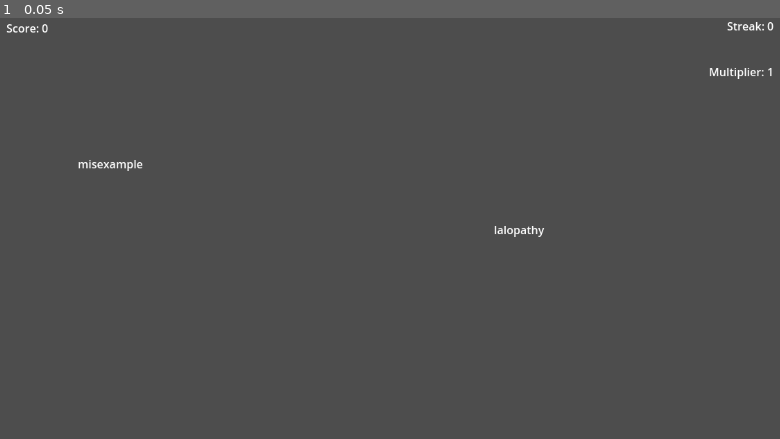
Above: before the commit, frame 1.
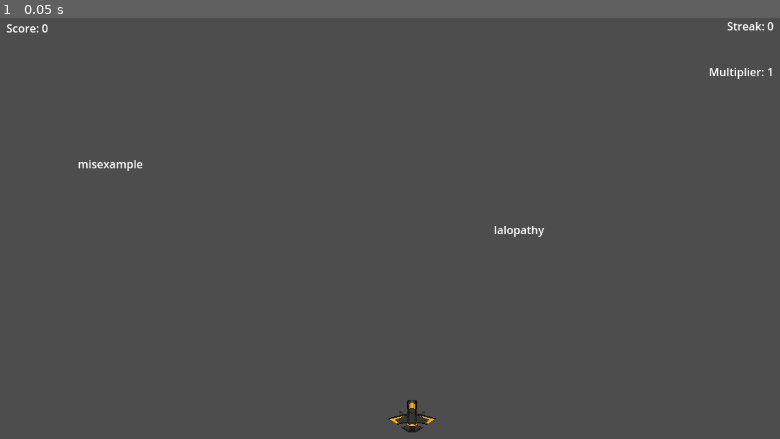
Above: after the commit, the same moment.

Repository: emilabraham/SimpleType
Game: Godot game, scene res://main.tscn
Same seed, same stepped clock (60 frames per second), same inputs: the game is played once before the commit and once after it. The engine's default icon, where the game draws it, is replaced by a stand-in: a white triangle on a blue panel in a dark square.
Inputs:
- Up to frame 1 (0.05 s): no input

The runs differ from the first frame. In frame 1, 0.1% of the frame differs, in the area x 49-56%, y 90-99%.

Commit message:
rotate ship to face target

Diff:
--- a/Ship.gd
+++ b/Ship.gd
@@ -9,3 +9,8 @@
 # Called every frame. 'delta' is the elapsed time since the previous frame.
 func _process(_delta):
 	pass
+
+func _on_kill_word(word):
+	self.look_at(word.position)
+	# An extra 90 degree rotation because for some reason "forward" is right
+	self.rotate(PI/2)
--- a/main.gd
+++ b/main.gd
@@ -30,6 +30,7 @@
 	text_instance.update_score.connect($HUD._on_text_update_score)
 	text_instance.break_streak.connect($HUD._on_text_break_streak)
 	text_instance.kill_word.connect(_on_kill_word)
+	text_instance.kill_word.connect($Ship._on_kill_word)
 
 # picks a word such that the first letter of all words is unique
 func pick_word():
--- a/main.tscn
+++ b/main.tscn
@@ -11,7 +11,6 @@
 [node name="HUD" parent="." instance=ExtResource("3_at8w2")]
 
 [node name="Ship" type="Sprite2D" parent="."]
-visible = false
 position = Vector2(600, 575)
 scale = Vector2(0.176, 0.176)
 texture = ExtResource("5_s05e3")
